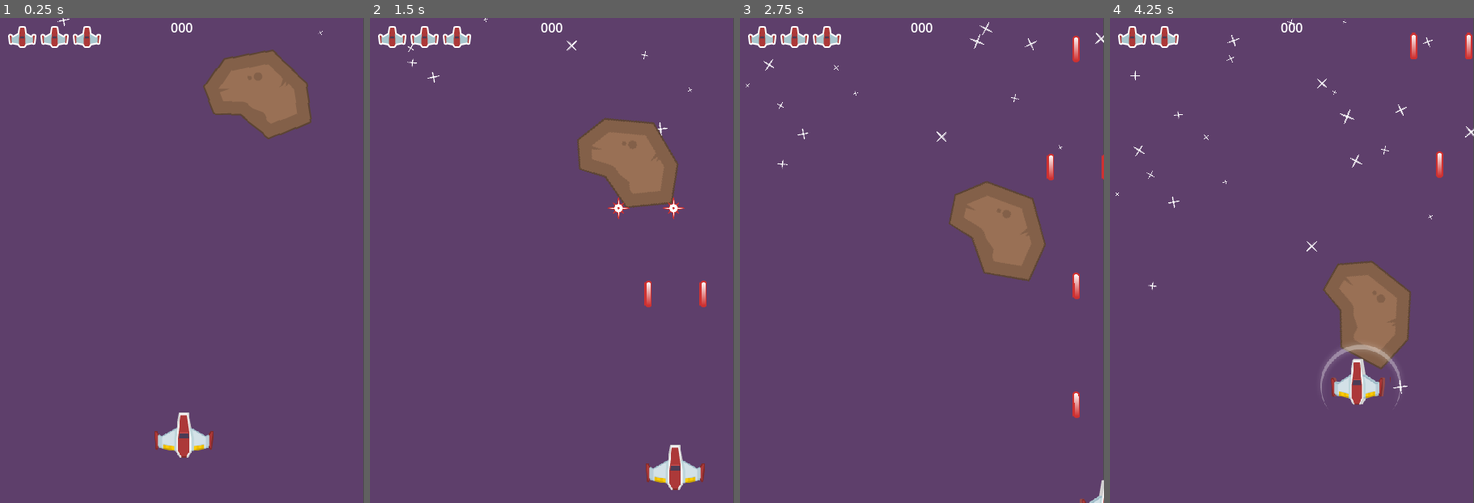
Above: before the commit, frames 1-4 (left to right).
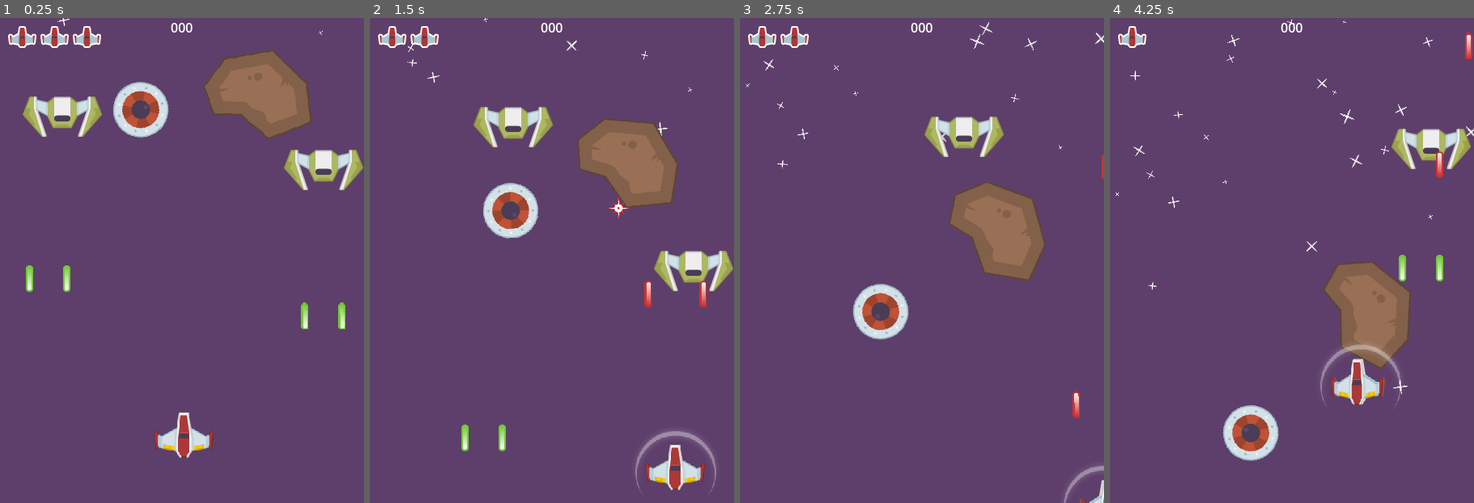
Above: after the commit, the same moments.

Repository: ivaylo-traykov/Yet-Another-Space-Shooter-course-
Game: Godot game, scene res://MainScenes/game.tscn
Two runs of this game, one before a commit and one after it. Both use one fixed random seed, a clock stepped at 60 frames per second and the inputs below.
Inputs:
- Up to frame 1 (0.25 s): no input
- Up to frame 2 (1.5 s): hold D (move_right) 0.53-1.28 s; hold Space (shoot) 0.53-1.28 s; hold S (move_down) from 1.28 s (still down); tap Space (shoot) at 1.35 s
- Up to frame 3 (2.75 s): release S (move_down) at 2.03 s; hold D (move_right) from 2.03 s (still down); hold Space (shoot) from 2.03 s (still down)
- Up to frame 4 (4.25 s): release D (move_right) at 2.78 s; release Space (shoot) at 2.78 s; hold W (move_up) 2.78-3.53 s; tap Space (shoot) at 2.85 s; hold A (move_left) from 3.53 s (still down); hold Space (shoot) from 3.53 s (still down)

The runs differ from the first frame. In frame 1, 3.9% of the frame differs, in the area x 6-100%, y 13-65%; in frame 2, 4.3%, in the area x 20-100%, y 1-98%; in frame 3, 3.0%; in frame 4, 2.9%.

Commit message:
Add 3 different enemies

Diff:
--- /dev/null
+++ b/BouncerEnemy.gd
@@ -0,0 +1,13 @@
+extends SlowShooter
+
+@export var horizontal_speed = 80
+
+var h_dir = 1
+
+func _physics_process(delta):
+	super._physics_process(delta)
+	position.x += horizontal_speed * delta * h_dir
+
+	var viewRect = get_viewport_rect()
+	if position.x < viewRect.position.x or position.x > viewRect.end.x:
+		h_dir *= -1
--- /dev/null
+++ b/Bullets/enemy_bullet.gd
@@ -0,0 +1,18 @@
+extends Area2D
+
+var speed : float = 800
+var bullet_effect_scene = preload("res://Bullets/enemy_bullet_effect.tscn")
+
+func _physics_process(delta):
+	position.y += speed * delta
+
+func _on_visible_on_screen_notifier_2d_screen_exited():
+	queue_free()
+
+func _on_area_entered(area):
+	if area is Player:
+		var effect = bullet_effect_scene.instantiate()
+		effect.position = position
+		get_parent().add_child(effect)
+		area.take_damage(1)
+		queue_free()
--- /dev/null
+++ b/Bullets/enemy_bullet.tscn
@@ -0,0 +1,11 @@
+[gd_scene load_steps=4 format=3 uid="uid://d1g5frs5mgg33"]
+
+[ext_resource type="PackedScene" uid="uid://63f31d1vw5av" path="res://Bullets/Bullet.tscn" id="1_gkuqf"]
+[ext_resource type="Script" path="res://Bullets/enemy_bullet.gd" id="2_6s6v7"]
+[ext_resource type="Texture2D" uid="uid://bstdts5dcn4ek" path="res://Assets/laserGreen.png" id="2_q721i"]
+
+[node name="EnemyBullet" instance=ExtResource("1_gkuqf")]
+script = ExtResource("2_6s6v7")
+
+[node name="Sprite2D" parent="." index="0"]
+texture = ExtResource("2_q721i")
--- /dev/null
+++ b/Bullets/enemy_bullet_effect.tscn
@@ -0,0 +1,7 @@
+[gd_scene load_steps=3 format=3 uid="uid://slciu8ucsy3m"]
+
+[ext_resource type="PackedScene" uid="uid://ce31psw2ehxxb" path="res://Bullets/BulletEffect.tscn" id="1_8ej8x"]
+[ext_resource type="Texture2D" uid="uid://by1shxroynog3" path="res://Assets/laserGreenShot.png" id="2_283u6"]
+
+[node name="EnemyBulletEffect" instance=ExtResource("1_8ej8x")]
+texture = ExtResource("2_283u6")
--- /dev/null
+++ b/Enemy/SlowShooter.gd
@@ -0,0 +1,11 @@
+extends Enemy
+class_name SlowShooter
+
+@onready var fire_timer = $FireTimer
+@export var fire_rate = 1.0
+
+func _process(delta):
+	super._process(delta)
+	if fire_timer.is_stopped():
+		fire()
+		fire_timer.start(fire_rate)
--- /dev/null
+++ b/Enemy/SlowShooter.tscn
@@ -0,0 +1,32 @@
+[gd_scene load_steps=5 format=3 uid="uid://d1r5x77ar7v73"]
+
+[ext_resource type="PackedScene" uid="uid://dcmec7sj4nho5" path="res://Enemy/enemy.tscn" id="1_3gno1"]
+[ext_resource type="Script" path="res://Enemy/SlowShooter.gd" id="2_rlduo"]
+[ext_resource type="Texture2D" uid="uid://yuko6gt7b3br" path="res://Assets/enemyShip.png" id="2_wm427"]
+
+[sub_resource type="RectangleShape2D" id="RectangleShape2D_qblc0"]
+size = Vector2(88, 31)
+
+[node name="SlowSHooter" instance=ExtResource("1_3gno1")]
+script = ExtResource("2_rlduo")
+fire_rate = 1.0
+
+[node name="Sprite2D" parent="." index="0"]
+texture = ExtResource("2_wm427")
+
+[node name="CollisionShape2D" parent="." index="1"]
+position = Vector2(0, -5.5)
+shape = SubResource("RectangleShape2D_qblc0")
+
+[node name="VisibleOnScreenEnabler2D" parent="." index="2"]
+position = Vector2(1, 1.5)
+scale = Vector2(5.1, 3.15)
+
+[node name="LeftGun" type="Node2D" parent="Guns" index="0"]
+position = Vector2(-23, 29)
+
+[node name="RightGun" type="Node2D" parent="Guns" index="1"]
+position = Vector2(23, 29)
+
+[node name="FireTimer" type="Timer" parent="." index="4"]
+one_shot = true
--- /dev/null
+++ b/Enemy/bouncer_enemy.tscn
@@ -0,0 +1,9 @@
+[gd_scene load_steps=3 format=3 uid="uid://b2egwju612lam"]
+
+[ext_resource type="PackedScene" uid="uid://d1r5x77ar7v73" path="res://Enemy/SlowShooter.tscn" id="1_l72sv"]
+[ext_resource type="Script" path="res://BouncerEnemy.gd" id="2_53qrg"]
+
+[node name="BouncerEnemy" instance=ExtResource("1_l72sv")]
+script = ExtResource("2_53qrg")
+horizontal_speed = 80
+vertical_speed = 10.0
--- /dev/null
+++ b/Enemy/enemy.gd
@@ -0,0 +1,39 @@
+extends Area2D
+class_name Enemy
+
+@export var vertical_speed = 100.0
+@export var healrh = 5
+
+@onready var guns = $Guns
+
+var bullet_scene = preload("res://Bullets/enemy_bullet.tscn")
+var player_in_area = null
+
+func _process(delta):
+	if player_in_area:
+		player_in_area.take_damage(1)
+
+func _physics_process(delta):
+	position.y += vertical_speed * delta
+
+func take_damage(amount):
+	healrh -= amount
+	if healrh <= 0:
+		queue_free()
+
+func fire():
+	for gun in guns.get_children():
+		var bullet = bullet_scene.instantiate()
+		bullet.global_position = gun.global_position
+		get_tree().current_scene.add_child(bullet)
+
+func _on_visible_on_screen_enabler_2d_screen_exited():
+	queue_free()
+
+func _on_area_entered(area):
+	if area is Player:
+		player_in_area = area
+
+func _on_area_exited(area):
+	if area is Player:
+		player_in_area = null
--- /dev/null
+++ b/Enemy/enemy.tscn
@@ -0,0 +1,26 @@
+[gd_scene load_steps=4 format=3 uid="uid://dcmec7sj4nho5"]
+
+[ext_resource type="Script" path="res://Enemy/enemy.gd" id="1_jpg4n"]
+[ext_resource type="Texture2D" uid="uid://c471br3i3d41x" path="res://Assets/enemyUFO.png" id="2_ogm2i"]
+
+[sub_resource type="CircleShape2D" id="CircleShape2D_ag0vr"]
+radius = 46.0109
+
+[node name="Enemy" type="Area2D" groups=["damageable"]]
+script = ExtResource("1_jpg4n")
+
+[node name="Sprite2D" type="Sprite2D" parent="."]
+texture = ExtResource("2_ogm2i")
+
+[node name="CollisionShape2D" type="CollisionShape2D" parent="."]
+shape = SubResource("CircleShape2D_ag0vr")
+
+[node name="VisibleOnScreenEnabler2D" type="VisibleOnScreenEnabler2D" parent="."]
+position = Vector2(-3, 1)
+scale = Vector2(5.6, 5.1)
+
+[node name="Guns" type="Node2D" parent="."]
+
+[connection signal="area_entered" from="." to="." method="_on_area_entered"]
+[connection signal="area_exited" from="." to="." method="_on_area_exited"]
+[connection signal="screen_exited" from="VisibleOnScreenEnabler2D" to="." method="_on_visible_on_screen_enabler_2d_screen_exited"]
--- /dev/null
+++ b/Enemy/enemy_fast.gd
@@ -0,0 +1,7 @@
+extends Enemy
+
+@export var rotation_rate = 20
+
+func _process(delta):
+	super._process(delta)
+	rotate(deg_to_rad(rotation_rate) * delta)
--- /dev/null
+++ b/Enemy/enemy_fast.tscn
@@ -0,0 +1,10 @@
+[gd_scene load_steps=3 format=3 uid="uid://20pku1h7q7ou"]
+
+[ext_resource type="PackedScene" uid="uid://dcmec7sj4nho5" path="res://Enemy/enemy.tscn" id="1_dvmqm"]
+[ext_resource type="Script" path="res://Enemy/enemy_fast.gd" id="2_70xah"]
+
+[node name="EnemyFast" instance=ExtResource("1_dvmqm")]
+scale = Vector2(0.75, 0.75)
+script = ExtResource("2_70xah")
+rotation_rate = 60
+healrh = 15
--- a/MainScenes/game.tscn
+++ b/MainScenes/game.tscn
@@ -1,10 +1,13 @@
-[gd_scene load_steps=6 format=3 uid="uid://bxh6qbaigjisb"]
+[gd_scene load_steps=9 format=3 uid="uid://bxh6qbaigjisb"]
 
 [ext_resource type="PackedScene" uid="uid://wv5ckum87ipp" path="res://Player/Player.tscn" id="1_gnlfi"]
 [ext_resource type="Texture2D" uid="uid://cakrynf65l1un" path="res://Assets/backgroundColor.png" id="1_xetkt"]
 [ext_resource type="Texture2D" uid="uid://b337hf52nv4yk" path="res://Assets/starBig.png" id="2_oa3dt"]
 [ext_resource type="PackedScene" uid="uid://dpgv4cfwix2fe" path="res://Meteor/Meteor.tscn" id="3_gqn7b"]
 [ext_resource type="PackedScene" uid="uid://fuiue6cdp4xj" path="res://HUD/HUD.tscn" id="5_aknq6"]
+[ext_resource type="PackedScene" uid="uid://20pku1h7q7ou" path="res://Enemy/enemy_fast.tscn" id="6_gydgq"]
+[ext_resource type="PackedScene" uid="uid://d1r5x77ar7v73" path="res://Enemy/SlowShooter.tscn" id="8_abx8d"]
+[ext_resource type="PackedScene" uid="uid://b2egwju612lam" path="res://Enemy/bouncer_enemy.tscn" id="8_qoh02"]
 
 [node name="Game" type="Node"]
 
@@ -29,9 +32,9 @@
 angle_max = 90.0
 scale_amount_min = 0.2
 
-[node name="CanvasLayer" type="CanvasLayer" parent="."]
+[node name="UI" type="CanvasLayer" parent="."]
 
-[node name="HUD" parent="CanvasLayer" instance=ExtResource("5_aknq6")]
+[node name="HUD" parent="UI" instance=ExtResource("5_aknq6")]
 
 [node name="Player" parent="." instance=ExtResource("1_gnlfi")]
 z_index = 100
@@ -39,3 +42,12 @@
 
 [node name="Meteor" parent="." instance=ExtResource("3_gqn7b")]
 position = Vector2(319, 78)
+
+[node name="EnemyFast" parent="." instance=ExtResource("6_gydgq")]
+position = Vector2(174, 90)
+
+[node name="SLowSHooter" parent="." instance=ExtResource("8_abx8d")]
+position = Vector2(400, 165)
+
+[node name="BouncerEnemy" parent="." instance=ExtResource("8_qoh02")]
+position = Vector2(58, 120)
--- a/Player/Player.gd
+++ b/Player/Player.gd
@@ -68,7 +68,5 @@
 	if life <= 0:
 		queue_free()
 
-
-
 func _on_shield_timer_timeout():
 	shield_sprite.visible = false
